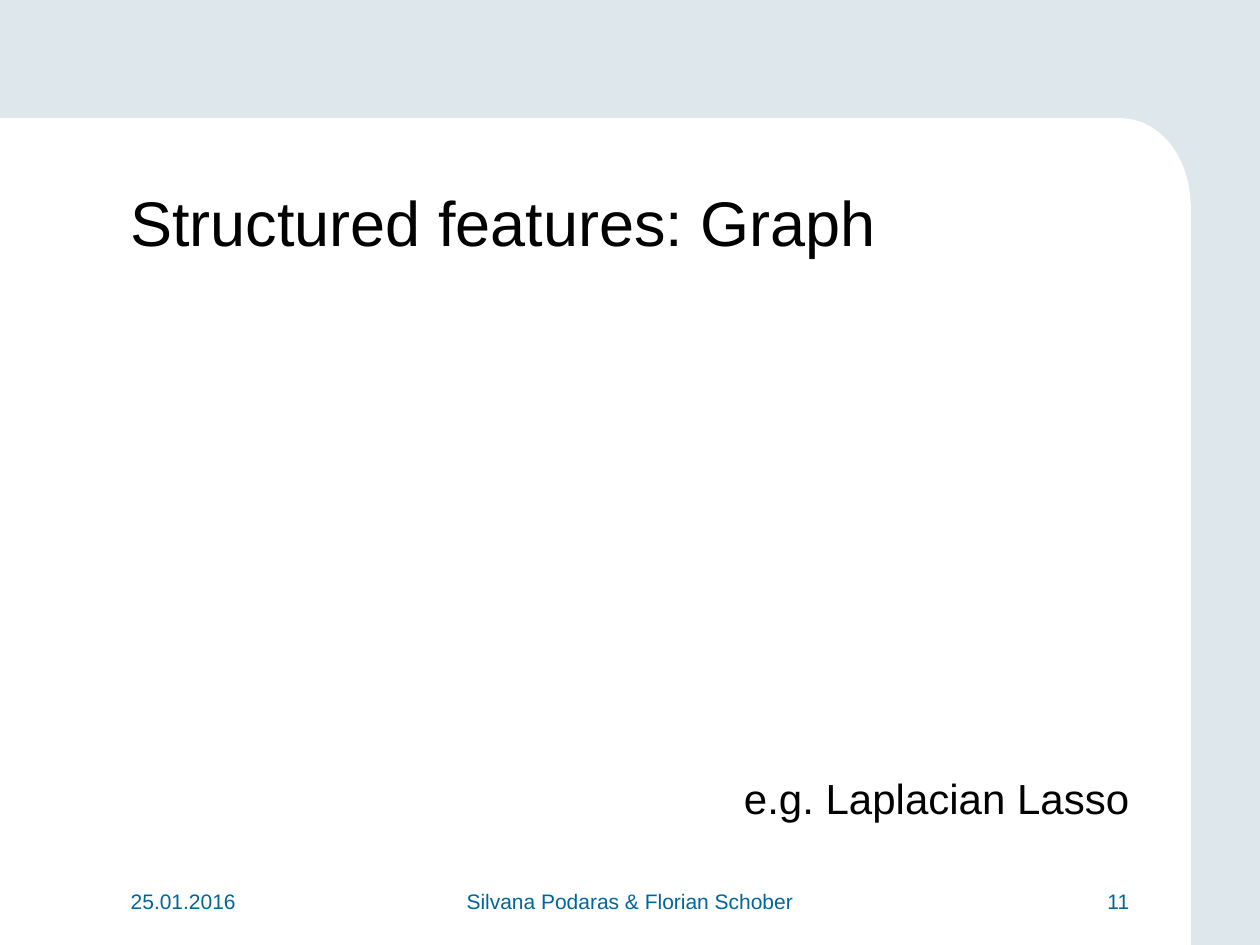
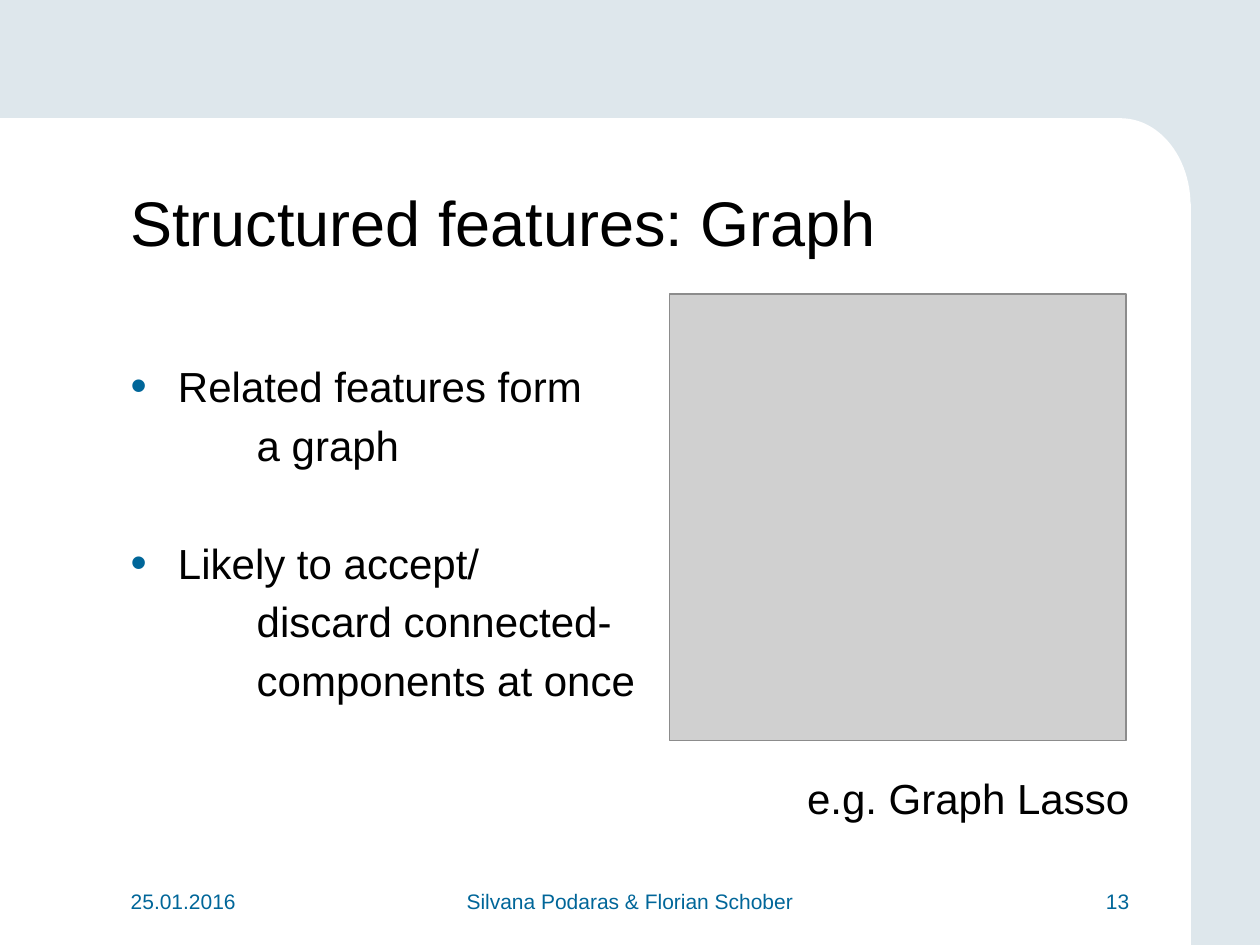
Before and after one commit to teretrus/VisSeminar, a slide deck: slide 13 of presentation/Flo.pptx (slide 11 before the commit). Drawn at 1260x945 pixels with LibreOffice and Linux fonts; fonts in the diff are those of the drawing; grey boxes stand for pictures; background and template pictures are left out. Boxes give left, top, right and bottom in pixels: in the first picture for what was removed or moved away, otherwise in the second. Text is boxed around its words. In the diff, an @@ line names an element or a change of style, - is before the commit and + after.

```diff
--- a/presentation/Flo.pptx
+++ b/presentation/Flo.pptx
@@ picture added at (x1=669, y1=294, x2=1125, y2=740) @@
@@ text at (x1=178, y1=371, x2=1129, y2=822): text changed @@
-e.g. Laplacian Lasso
+• Related features form
+a graph
+• Likely to accept/
+discard connected-
+components at once
+e.g. Graph Lasso
@@ page number at (x1=1106, y1=894, x2=1129, y2=910): text changed @@
-11
+13
```
Also in this commit, not shown: 2 other slides changed, 2 slides added, 3 other files.
